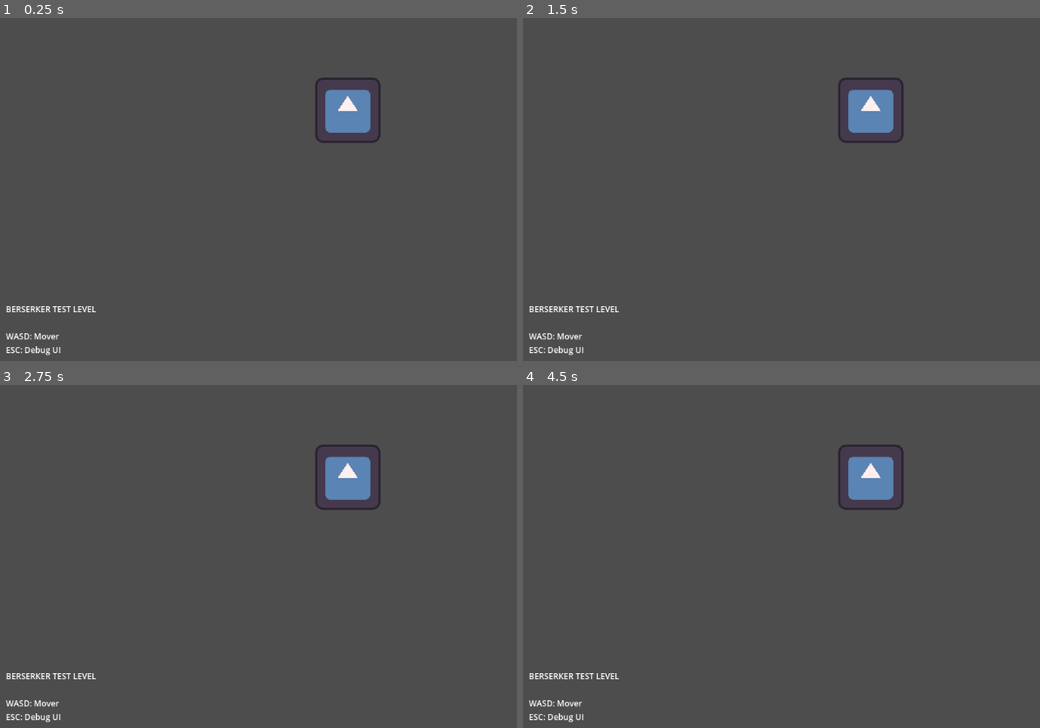
Above: before the commit, frames 1-4 (two rows, left to right).
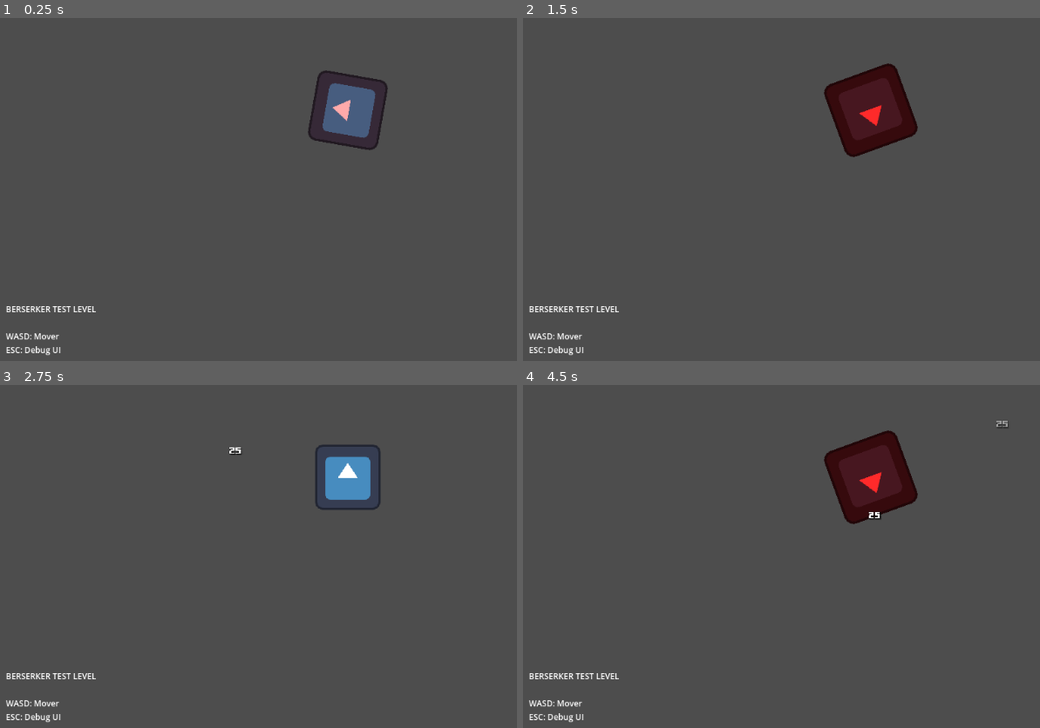
Above: after the commit, the same moments.

Repository: WILL-JKI/SurvivorLike
Game: Godot game, scene res://levels/Debug/BerserkerTestLevel.tscn
The game is run twice, just before and just after one commit, with the same random seed, the same clock (stepped at 60 frames per second) and the same inputs. The engine's default icon, where the game draws it, is replaced by a stand-in: a white triangle on a blue panel in a dark square.
Inputs:
- Up to frame 1 (0.25 s): no input
- Up to frame 2 (1.5 s): tap Enter (ui_accept) at 0.5, 1.35 s; hold D (move_right) 0.53-1.28 s; hold Enter (ui_accept) 0.53-1.28 s; hold S (move_down) from 1.28 s (still down)
- Up to frame 3 (2.75 s): tap Enter (ui_accept) at 1.52, 1.82 s; release S (move_down) at 2.03 s; hold D (move_right) from 2.03 s (still down); hold Enter (ui_accept) from 2.03 s (still down)
- Up to frame 4 (4.5 s): release D (move_right) at 2.78 s; release Enter (ui_accept) at 2.78 s; hold W (move_up) 2.78-3.53 s; tap Enter (ui_accept) at 2.85, 3.02, 3.32, 4.35 s; hold Enter (ui_accept) 3.53-4.28 s; hold A (move_left) from 3.53 s (still down)

The runs differ from the first frame. In frame 1, 1.7% of the frame differs, in the area x 59-76%, y 15-39%; in frame 2, 3.3%; in frame 3, less than 0.1%; in frame 4, 3.4%, in the area x 58-94%, y 10-41%.

Commit message:
fix: corrigir detecção de inimigos e adicionar debug para ataque
- Corrige collision_mask do FuryDetector (4 → 2) para layer dos inimigos
- Adiciona conexão dos sinais body_entered/exited que estavam faltando
- Adiciona ataque manual com SPACE para teste
- Adiciona logs detalhados para debug da detecção
- Melhora debug do sistema de combate

Problemas identificados e corrigidos:
- FuryDetector agora detecta inimigos na layer 2 ✅
- Sinais de body_entered/exited conectados ✅
- Teste manual disponível (SPACE) ✅
- Logs detalhados para identificar problemas ✅

Para testar: WASD para mover, SPACE para ataque manual, aproximar dos inimigos.

Diff:
--- a/Characters/Berserker/BerserkerPlayer.gd
+++ b/Characters/Berserker/BerserkerPlayer.gd
@@ -73,11 +73,15 @@
 func setup_fury_detector():
 	# Configurar área de detecção de fúria
 	fury_detector.collision_layer = 0
-	fury_detector.collision_mask = 4  # Detecta inimigos (layer 4)
+	fury_detector.collision_mask = 2  # Detecta inimigos (layer 2)
 
 	# Conectar sinais
 	fury_detector.area_entered.connect(_on_fury_area_entered)
 	fury_detector.area_exited.connect(_on_fury_area_exited)
+	fury_detector.body_entered.connect(_on_fury_body_entered)
+	fury_detector.body_exited.connect(_on_fury_body_exited)
+
+	print("BerserkerPlayer: FuryDetector configurado - Layer: 0, Mask: 2")
 	fury_detector.body_entered.connect(_on_fury_body_entered)
 	fury_detector.body_exited.connect(_on_fury_body_exited)
 
@@ -114,8 +118,14 @@
 		knockback_velocity = knockback_velocity.move_toward(Vector2.ZERO, knockback_friction * delta)
 
 func handle_combat(delta):
+	# Teste manual de ataque (pressione SPACE)
+	if Input.is_action_just_pressed("ui_accept"):  # SPACE
+		print("BerserkerPlayer: Ataque manual ativado!")
+		attack()
+
 	# Ataque automático quando há inimigos próximos
 	if enemies_in_fury_range > 0 and attack_timer.is_stopped():
+		print("BerserkerPlayer: Condições para ataque atendidas!")
 		attack()
 
 	# Debug: mostrar status a cada 2 segundos
